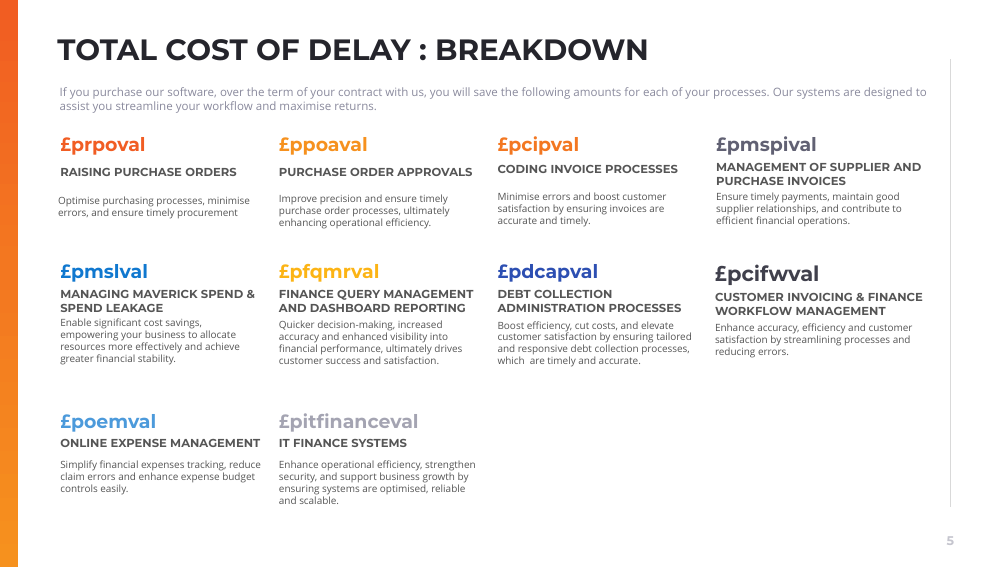
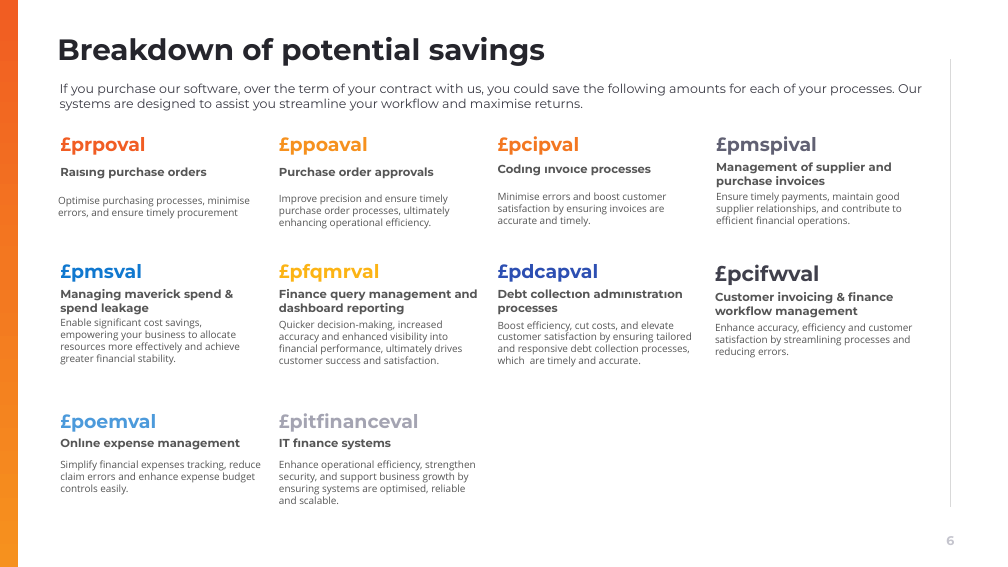
Before and after one commit to muratozdemirpiblo/ppt-api, a slide deck: slide 6 of sales.pptx (slide 5 before the commit). Drawn at 1008x567 pixels with LibreOffice and Linux fonts; fonts in the diff are those of the drawing; background and template pictures are left out. Boxes give left, top, right and bottom in pixels: in the first picture for what was removed or moved away, otherwise in the second. Text is boxed around its words. In the diff, an @@ line names an element or a change of style, - is before the commit and + after.

```diff
--- a/sales.pptx
+++ b/sales.pptx
@@ title at <box>57,37,545,66</box>: text changed @@
-TOTAL COST OF DELAY : BREAKDOWN
+Breakdown of potential savings
@@ text at <box>60,83,922,111</box>: text changed; size 11 to 12 pt; font Open Sans to Montserrat; text colour #8A8A9D to #393943 @@
-If you purchase our software, over the term of your contract with us, you will save the following amounts for each of your processes. Our systems are designed to assist you streamline your workflow and maximise returns.
+If you purchase our software, over the term of your contract with us, you could save the following amounts for each of your processes. Our systems are designed to assist you streamline your workflow and maximise returns.
@@ text at <box>60,167,207,179</box>: text changed @@
-RAISING PURCHASE ORDERS
+Raısıng purchase orders
@@ text at <box>279,167,434,178</box>: text changed @@
-PURCHASE ORDER APPROVALS
+Purchase order approvals
@@ text at <box>498,164,651,176</box>: text changed @@
-CODING INVOICE PROCESSES
+Codıng ınvoıce processes
@@ text at <box>716,162,892,187</box>: text changed @@
-MANAGEMENT OF SUPPLIER AND PURCHASE INVOICES
+Management of supplier and purchase invoices
@@ text at <box>60,264,142,282</box>: text changed @@
-£pmslval
+£pmsval
@@ text at <box>60,289,221,315</box>: text changed @@
-MANAGING MAVERICK SPEND & SPEND LEAKAGE
+Managing maverick spend & spend leakage
@@ text at <box>279,289,478,315</box>: text changed @@
-FINANCE QUERY MANAGEMENT AND DASHBOARD REPORTING
+Finance query management and dashboard reporting
@@ text at <box>498,289,683,314</box>: text changed @@
-DEBT COLLECTION ADMINISTRATION PROCESSES
+Debt collectıon admınıstratıon processes
@@ text at <box>715,292,893,318</box>: text changed @@
-CUSTOMER INVOICING & FINANCE WORKFLOW MANAGEMENT
+Customer invoicing & finance workflow management
@@ text at <box>60,438,240,450</box>: text changed @@
-ONLINE EXPENSE MANAGEMENT
+Onlıne expense management
@@ text at <box>279,438,391,450</box>: text changed @@
-IT FINANCE SYSTEMS
+IT fınance systems
```
Also in this commit, not shown: 6 other slides changed, 3 slides added, 1 slide removed, 2 other files.
